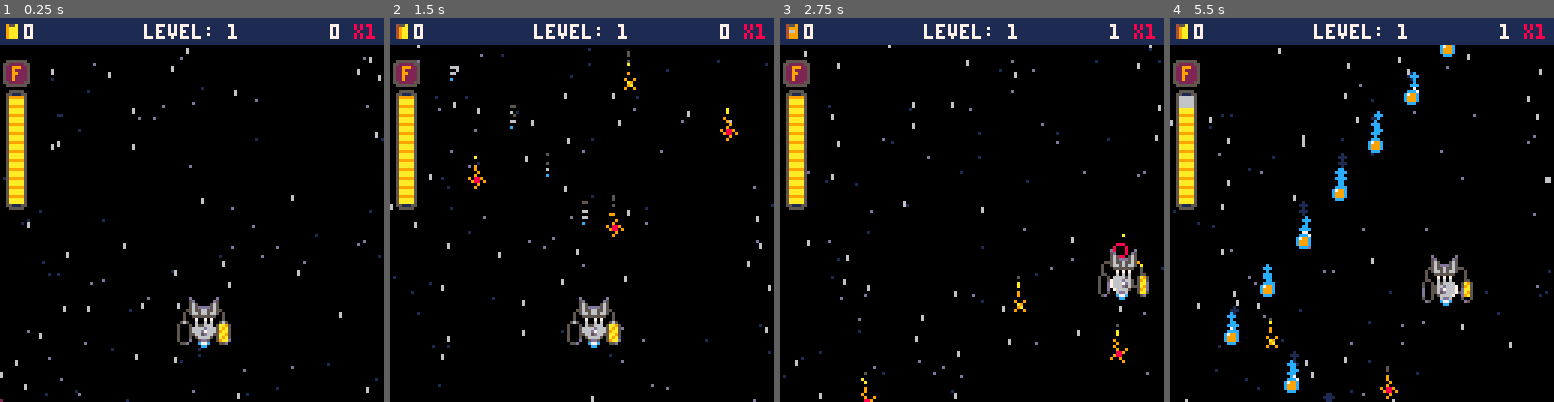
Above: before the commit, frames 1-4 (left to right).
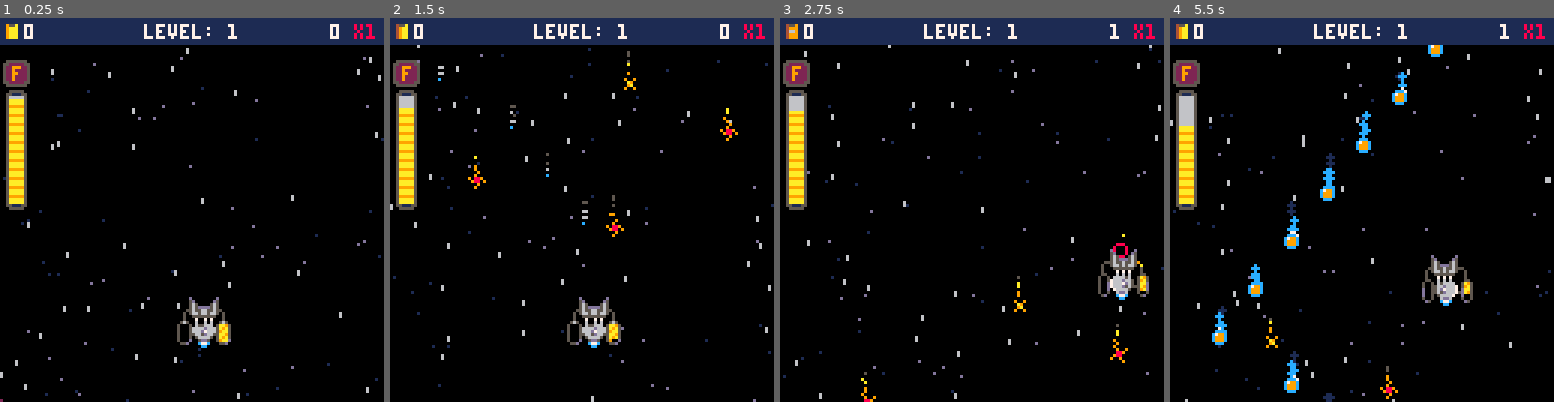
Above: after the commit, the same moments.

Repository: jacobneal65/drop-p8
Game: PICO-8 cartridge drop.p8
Two runs of this game, one before a commit and one after it. Both use one fixed random seed, a clock stepped at 60 frames per second and the inputs below.
Inputs:
- Up to frame 1 (0.25 s): no input
- Up to frame 2 (1.5 s): no input
- Up to frame 3 (2.75 s): hold Right 1.6-2.1 s; hold Up 2.15-2.42 s; hold Right from 2.47 s (still down)
- Up to frame 4 (5.5 s): release Right at 3.03 s; hold Left 3.08-3.58 s; hold Down 3.63-3.97 s; hold Right 4.02-4.68 s; hold Up 4.73-5.03 s; hold Left from 5.08 s (still down)

The runs differ from the first frame. In frame 1, less than 0.1% of the frame differs, in the area x 2-7%, y 20-22%; in frame 2, 0.2%; in frame 3, 0.2%; in frame 4, 3.1%, in the area x 2-79%, y 7-86%.

Commit message:
fixed fruit sfx

Diff:
--- a/drop.p8
+++ b/drop.p8
@@ -24,8 +24,7 @@
 	p_spd=2
 	--player offset l,r,b,t
 	p_o={-1,8,1,-7}
-	low_fuel=false
-	fuel_mask_r=90
+
 	fruits={}
 	fruitlet={}
 	t_spr=64 --fruit sprite
@@ -50,7 +49,10 @@
 	fr_spr=36
 	fr_tmr=0
 
-	fuel=120--red tank
+	fuel=110--red tank
+	fuel_mx=110
+	low_fuel=false
+	fuel_mask_r=90
 	fl_ani=false
 	fl_spr=52
 	fl_tmr=0
@@ -190,7 +192,7 @@
  	roundrect(2,24,7,40,5,6)
  	line(6,25,4,25,1)
  	line(6,62,4,62,1)
-	 bigtank=flr(min(fuel,100)/100*36)
+	 bigtank=flr(min(fuel,fuel_mx)/fuel_mx*36)
 	 for i=1,bigtank do
 	 	local _clr = min(2,1+i%3)+8
 	 	if bigtank < 10 then
@@ -209,7 +211,7 @@
 	--line under ship
 	line(p_x-1,p_y+5,p_x+8,p_y+5,5)
 	--red tank insides
- tank=flr(min(fuel,100)/100*24)
+ tank=flr(min(fuel,fuel_mx)/fuel_mx*24)
  ty=0
 	for i=1,tank do
 		local _i=(i-1)%4+1
@@ -366,7 +368,7 @@
 				if i<4 then
 					nx-=12*i
 				else
-					nx=-32+12*i
+					nx=-36+12*i
 				end
 		end
  	fruit={
@@ -444,7 +446,7 @@
 				fr_spr=32
 
 				mult_sfx=1
-				if fruit_chain >9 then
+				if fruit_chain > 9 then
 					mult_sfx=7
 
 				end
@@ -476,12 +478,12 @@
 		if #fruits==0 then
 			fr_spr=36
 			wave+=1
+			fruit_chain=0
 			--no more waves in level
 			if wave > #levels[level] then
 				wave=1
 				_upd=init_eol--end of lvl
 			else
-				fruit_chain=0
 				init_fruit_wave()
 			end
 		end
@@ -724,14 +726,13 @@
 		if gen_tmr > 10 then
 			sfx(14)
 			gen_tmr=0
-			fuel=min(fuel+10,120)
-			if b_points > 4 then
-				b_points-=4
+			fuel=min(fuel+10,fuel_mx)
+			if b_points > 10 then
+				b_points-=10
 			else
 				b_points=0
 			end
-
-			if fuel==120 and b_points == 0 then
+			if fuel==fuel_mx and b_points == 0 then
 				e_state=3
 			end
 		else
Not shown, changed: sheet drop.xlsx
